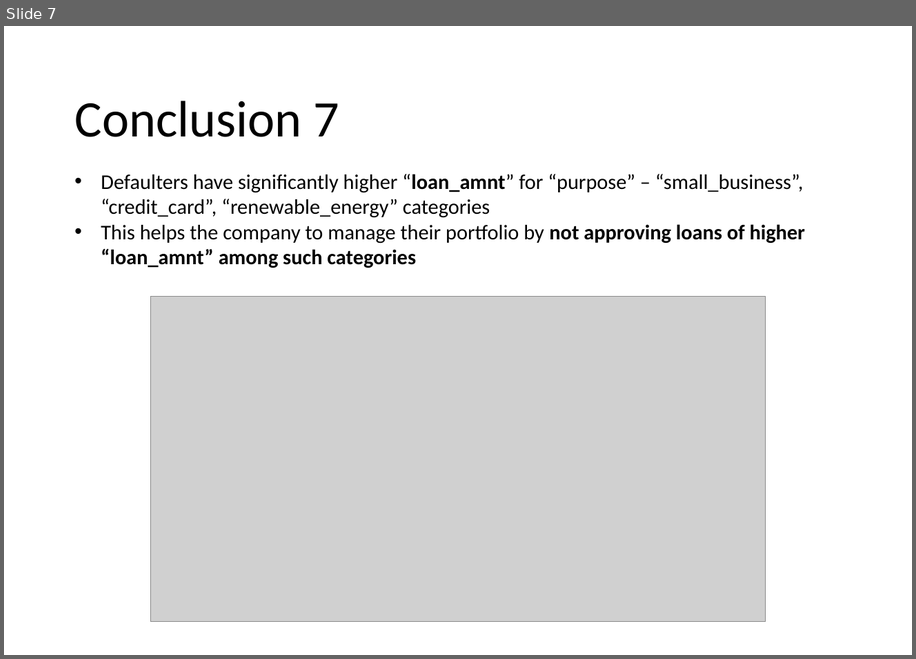
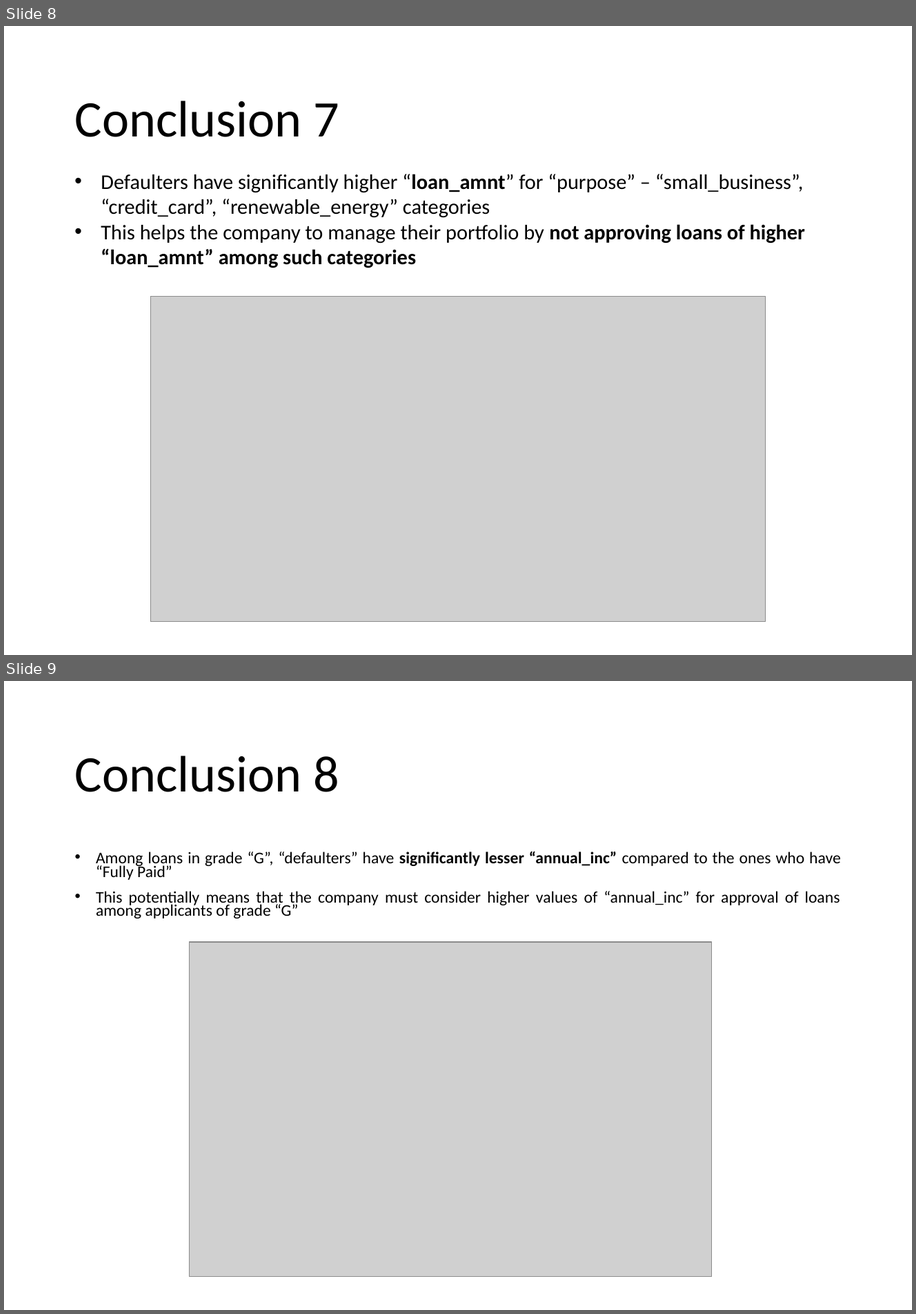
Before and after one commit to krishnajiraoh/upGrad_lending_club_case_study, a slide deck: Insights.pptx. Shown one above the other, each under a label of ours: slide 7 before the commit, slides 8 and 9 after it. The pictures are 916x659 and 916x1314 pixels, drawn with LibreOffice and Linux fonts; fonts in the diff are those of the drawing; grey boxes stand for pictures. Boxes give left, top, right and bottom in pixels: in the first picture for what was removed or moved away, otherwise in the second. Text is boxed around its words. In the diff, an @@ line names an element or a change of style, - is before the commit and + after.

```diff
--- a/Insights.pptx
+++ b/Insights.pptx
@@ slide 9 added at (4, 681, 912, 1310), background #FFFFFF @@
@@ title added at (75, 756, 339, 792), 44 pt, text #000000 @@
+Conclusion 8
@@ text added at (96, 851, 841, 918), 14 pt, text #000000 @@
+• Among loans in grade “G”, “defaulters” have significantly lesser “annual_inc” compared to the ones who have “Fully Paid”
+• This potentially means that the company must consider higher values of “annual_inc” for approval of loans among applicants of grade “G”
@@ picture added at (190, 942, 712, 1276) @@
@@ what was slide 7 is now slide 8 @@
```
Also in this commit, not shown: 1 other slide added.
